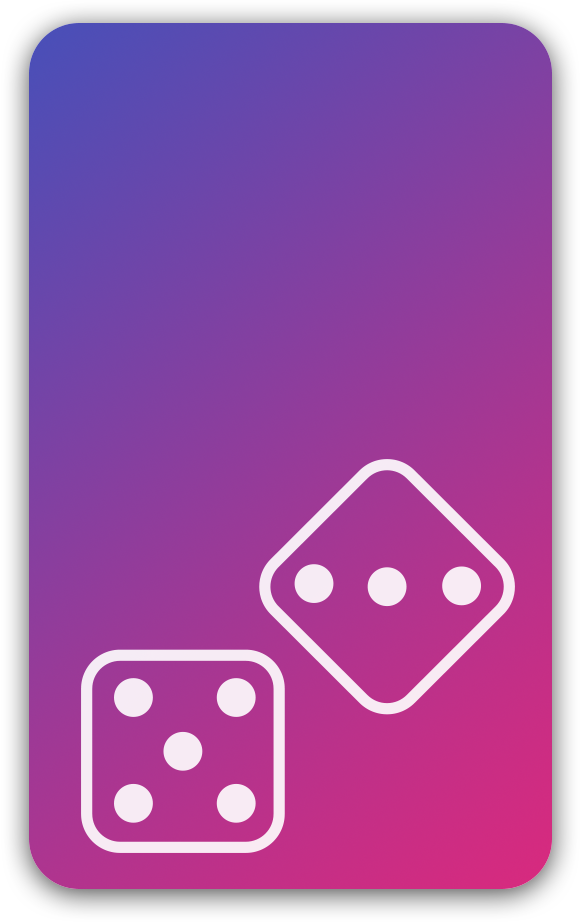
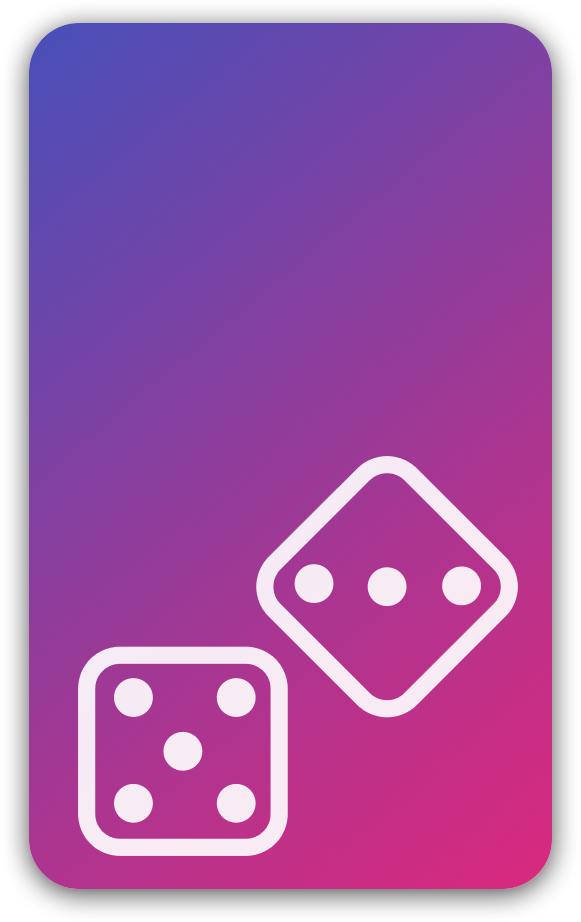
Layers edited between the first and the second 581×922 image:
added layer "Layer 3" in group "DRAW" over [114, 564, 482, 823]
painted on "Layer 2" over [81, 459, 515, 853]
removed layer "double-dice" from group "DRAW" over [81, 459, 515, 853]
